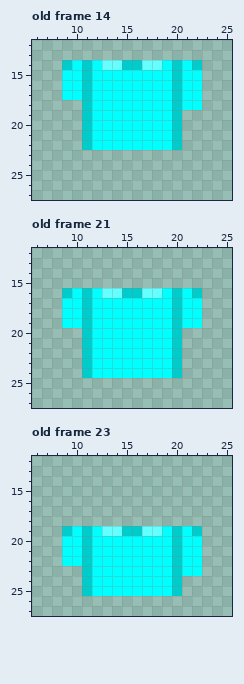
Two states of a pixel-art file, apps/game/assets/characters/equipment/torso/tunic.aseprite. Above: the version before the commit.
32x32 pixels, 36 frames. Shown: old frame 14: x 6..25, y 12..27; old frame 21: x 6..25, y 12..27; old frame 23: x 6..25, y 12..27. The commit also changed other frames, which this record leaves out.
The same view after the edit:
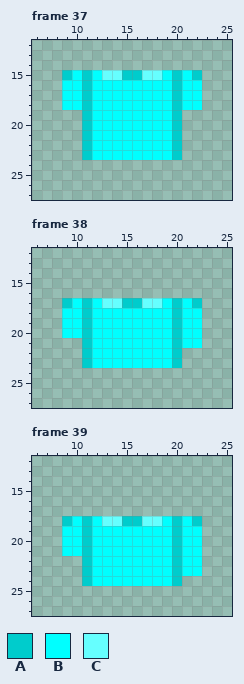
Palette (. is transparent): A #00cccc  B #00ffff  C #66ffff
A new or re-ordered frame is compared with the old frame closest to it.
Changes in this commit:
frames 36 -> 52
Frame 37 is new; against old frame 14:
y 14: x 9..22 ABABCCAACCBABA -> ..............
y 15: x 9 B -> A; x 13..18 BBBBBB -> CCAACC; x 22 B -> A
y 18: x 9..10 .. -> BB
y 23: x 11..20 .......... -> ABBBBBBBBA
Frame 38 is new; against old frame 21:
y 16: x 9..22 ABABCCAACCBABA -> ..............
y 17: x 9 B -> A; x 13..18 BBBBBB -> CCAACC; x 22 B -> A
y 20: x 9..10 .. -> BB; x 21..22 .. -> BB
y 21: x 21..22 .. -> BB
y 24: x 11..20 ABBBBBBBBA -> ..........
Frame 39 is new; against old frame 23:
y 18: x 9..22 .............. -> ABABCCAACCBABA
y 19: x 9 A -> B; x 13..18 CCAACC -> BBBBBB; x 22 A -> B
y 22: x 9..10 BB -> ..
y 25: x 11..20 ABBBBBBBBA -> ..........
Where, in picture pixels (left, top, right, bottom), the same in both pictures:
changed: (62, 60, 202, 160)
changed: (62, 288, 202, 378)
changed: (62, 516, 202, 596)
